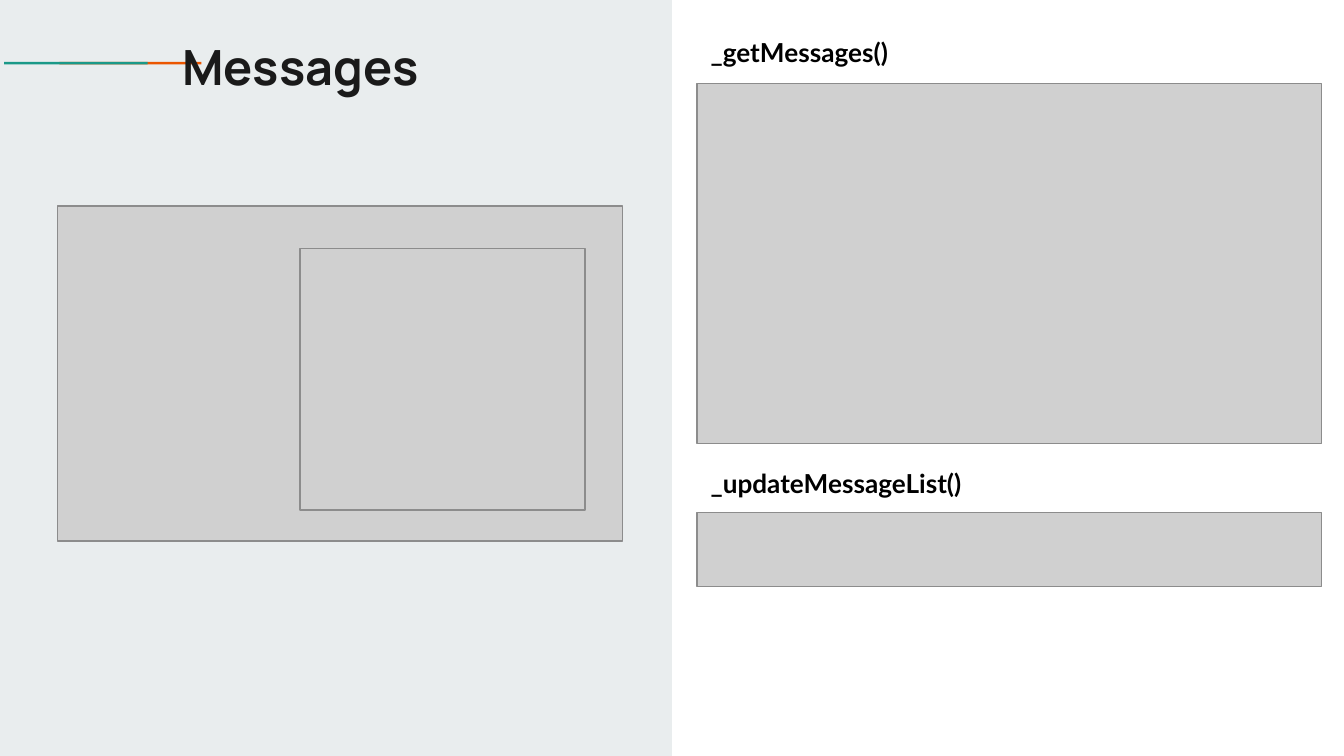
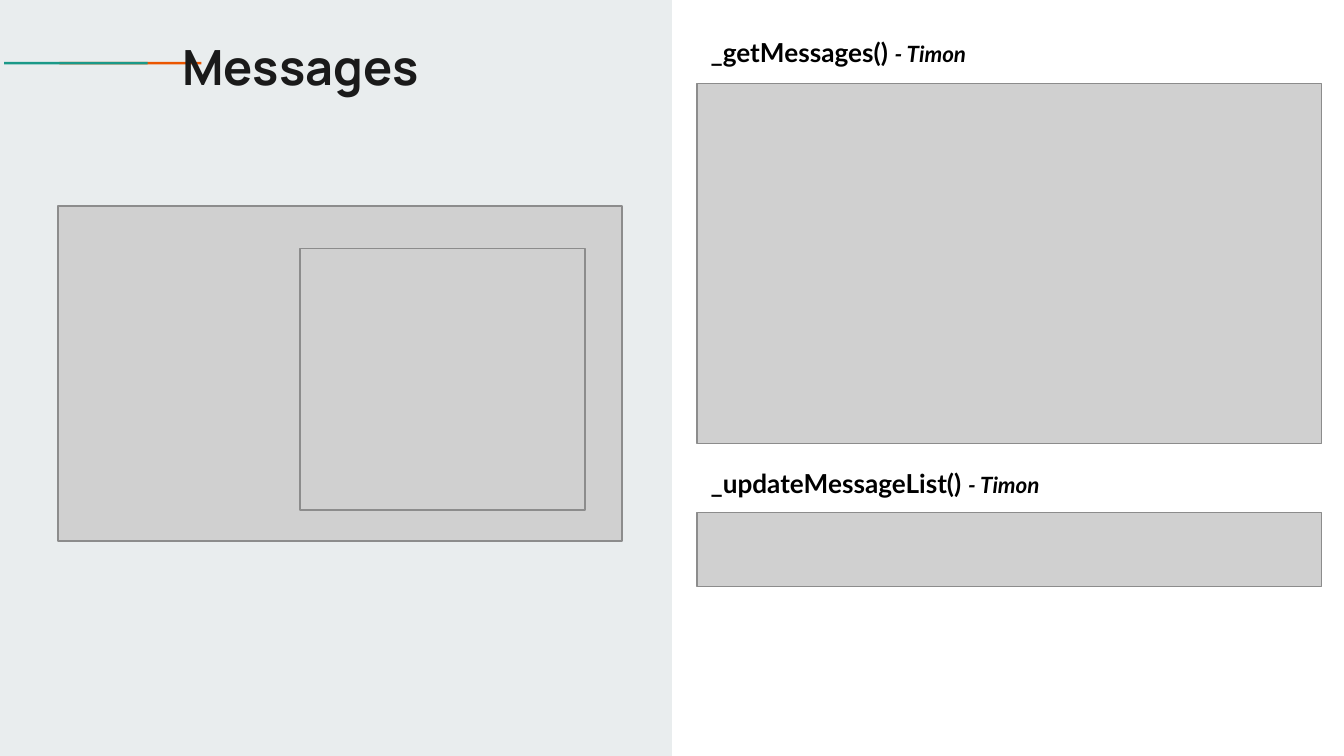
Before and after one commit to jantiegges/AWSys, a slide deck: slide 19 of HA 01/WhatsChat_1.pptx. Drawn at 1344x756 pixels with LibreOffice and Linux fonts; fonts in the diff are those of the drawing; grey boxes stand for pictures. Boxes give left, top, right and bottom in pixels: in the first picture for what was removed or moved away, otherwise in the second. Text is boxed around its words. In the diff, an @@ line names an element or a change of style, - is before the commit and + after.

```diff
--- a/HA 01/WhatsChat_1.pptx
+++ b/HA 01/WhatsChat_1.pptx
@@ text at [711, 41, 966, 67]: text changed @@
-_getMessages()
+_getMessages() - Timon
@@ text at [711, 472, 1039, 497]: text changed @@
-_updateMessageList()
+_updateMessageList() - Timon
```
Also in this commit, not shown: 18 other slides changed, 1 other file.
